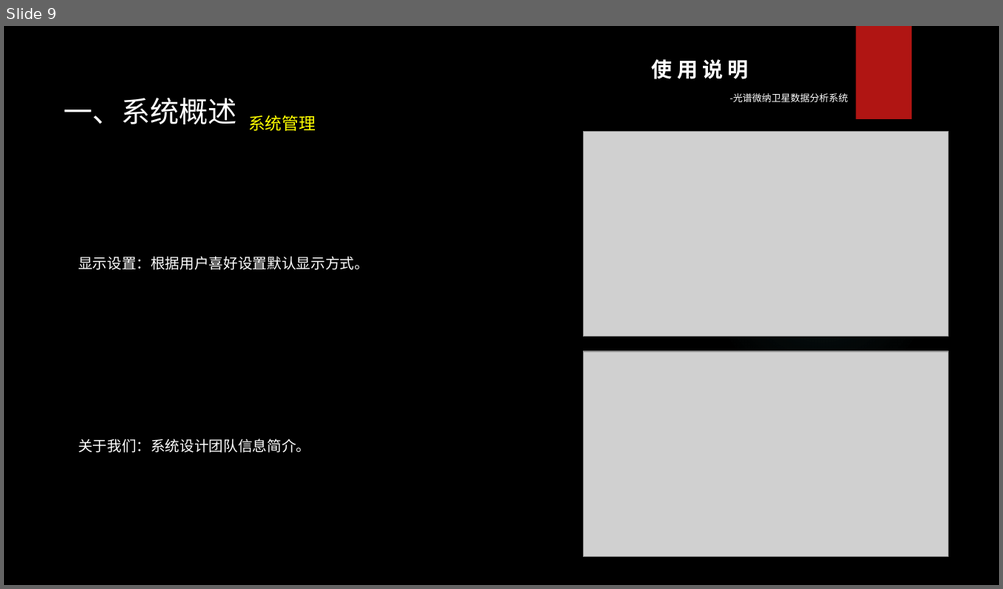
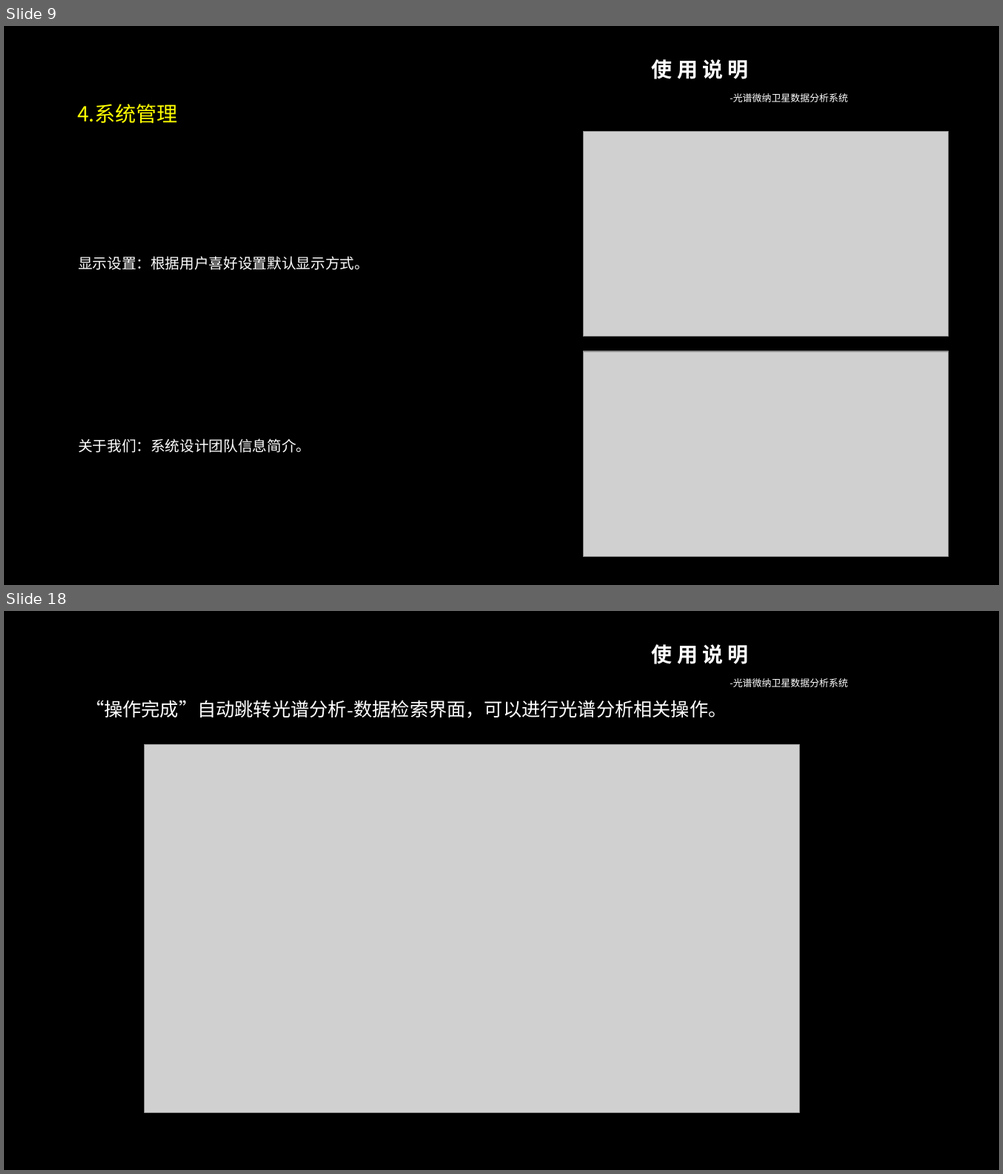
Before and after one commit to Levikov/Spectra, a slide deck: Spectra/image/Spectra使用说明&演示.pptx. Shown one above the other, each under a label of ours: slide 9 before the commit, slides 9 and 18 after it; the slides between them are not shown. The pictures are 1003x589 and 1003x1174 pixels, drawn with LibreOffice and Linux fonts; fonts in the diff are those of the drawing; grey boxes stand for pictures; background and template pictures are left out. Boxes give left, top, right and bottom in pixels: in the first picture for what was removed or moved away, otherwise in the second. Text is boxed around its words. In the diff, an @@ line names an element or a change of style, - is before the commit and + after.

```diff
--- a/Spectra/image/Spectra使用说明&演示.pptx
+++ b/Spectra/image/Spectra使用说明&演示.pptx
@@ slide 18 added at (4, 611, 999, 1170), background picture (left out); not listed: 1 template element that a slide beside it also shows @@
@@ text added at (85, 700, 726, 718), 18 pt, text #FFFFFF @@
+“操作完成”自动跳转光谱分析-数据检索界面，可以进行光谱分析相关操作。
@@ picture added at (145, 744, 799, 1113) @@
@@ slide 9 changed as well @@
@@ rectangle removed at (855, 26, 911, 119) @@
@@ text at (77, 104, 178, 124): text changed; size 28 to 20 pt; text colour #FFFFFF to #FFFF00 @@
-一、系统概述 系统管理
+4.系统管理
```
Also in this commit, not shown: 8 other slides changed, 15 other slides added.
